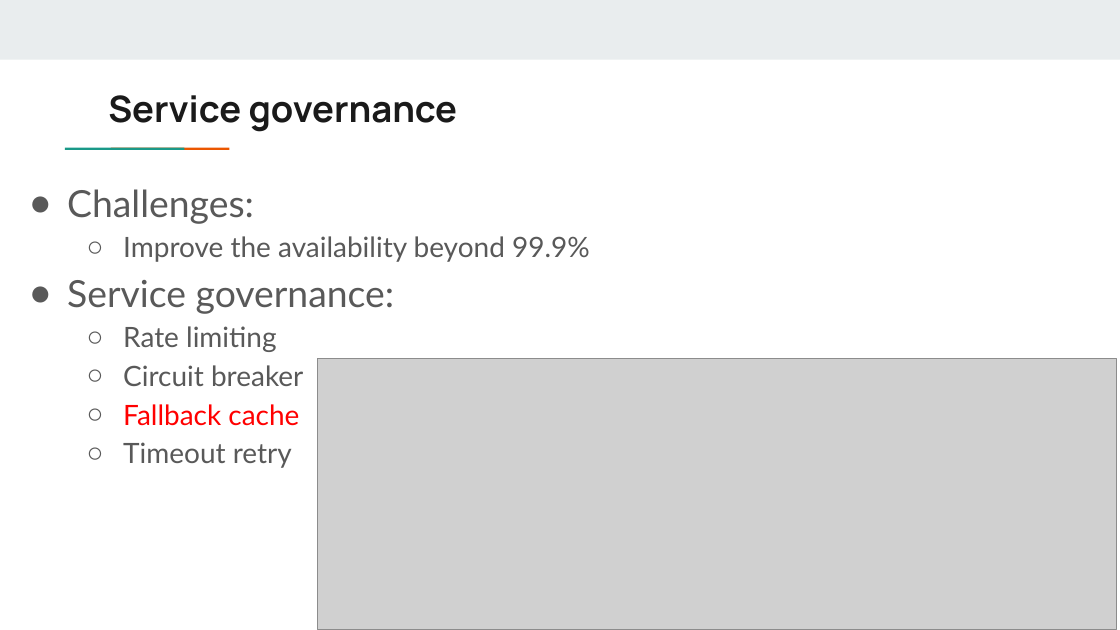
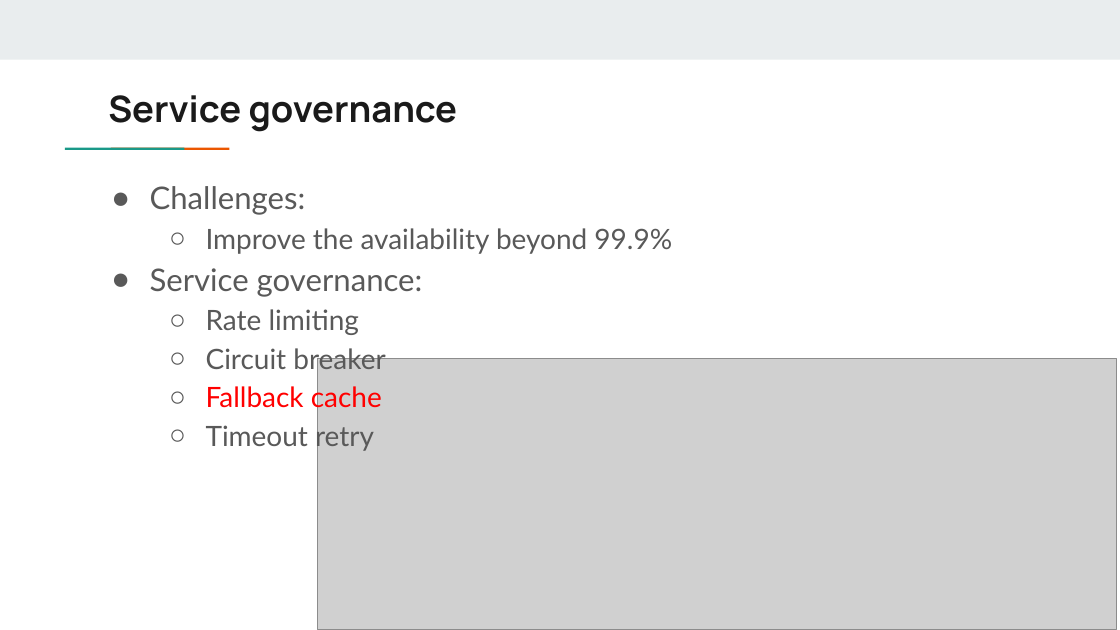
Before and after one commit to DreamOfTheRedChamber/my-resume, a slide deck: slide 14 of ExperiencesTalks/AuthzServiceMigration.pptx (slide 11 before the commit). Drawn at 1120x630 pixels with LibreOffice and Linux fonts; fonts in the diff are those of the drawing; grey boxes stand for pictures. Boxes give left, top, right and bottom in pixels: in the first picture for what was removed or moved away, otherwise in the second. Text is boxed around its words. In the diff, an @@ line names an element or a change of style, - is before the commit and + after.

```diff
--- a/ExperiencesTalks/AuthzServiceMigration.pptx
+++ b/ExperiencesTalks/AuthzServiceMigration.pptx
@@ text "Challenges:": place and size @@
-text "Challenges:" at <box>67,189,590,468</box>
+text "Challenges:" at <box>150,186,672,452</box>
@@ text at <box>150,186,423,297</box>: size 24 to 20 pt in "Challenges:", "Service governance:" @@
```
Also in this commit, not shown: 7 other slides changed, 9 slides added, 3 slides removed.
